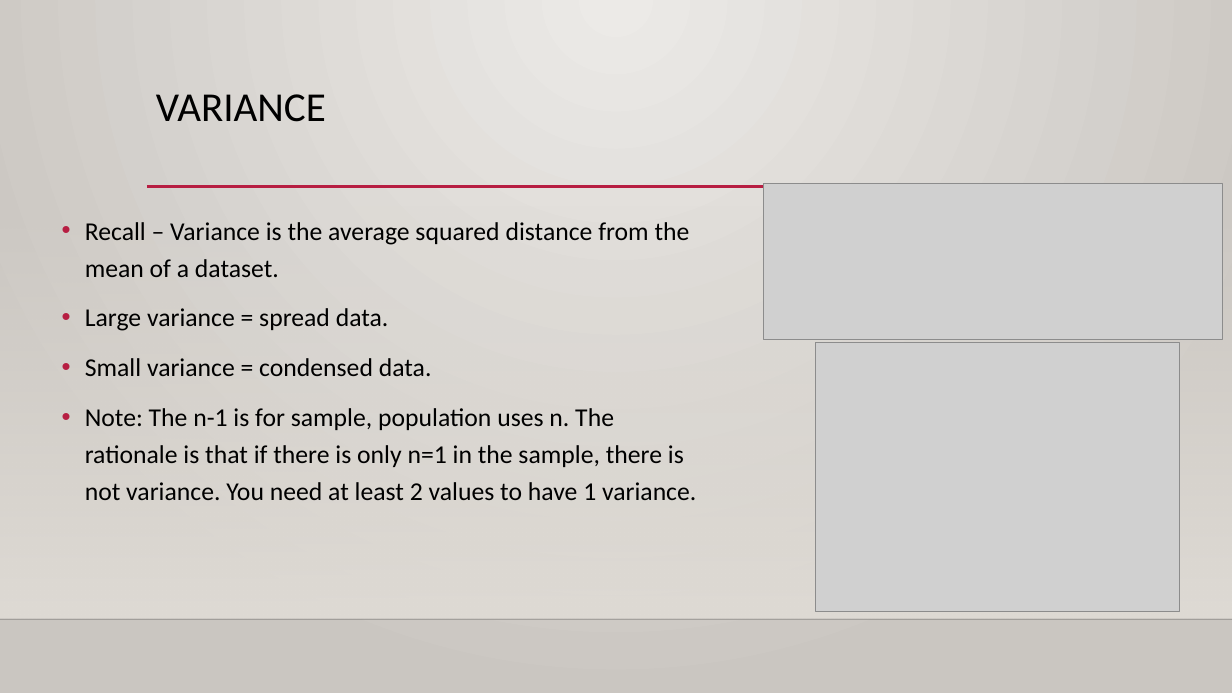
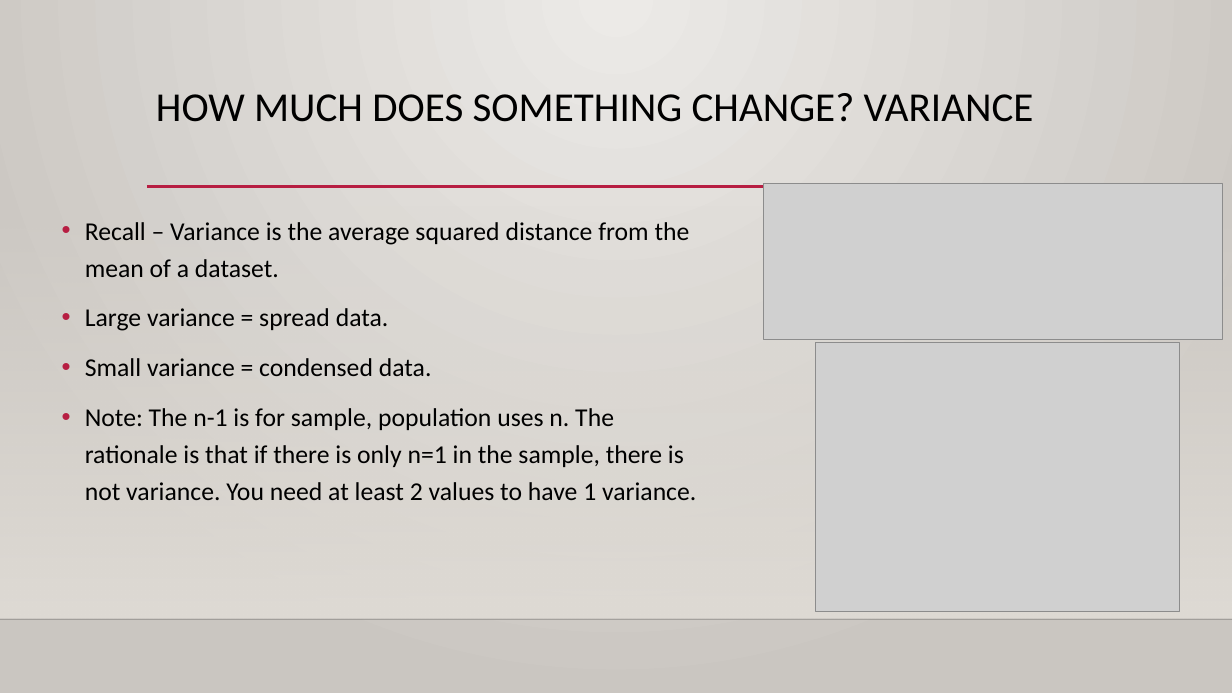
Before and after one commit to SedemSetor/Basic_Stats_in_Python_Student_Repository, a slide deck: slide 10 of reference_material/slides/011_Correlation_Scatter.pptx. Drawn at 1232x693 pixels with LibreOffice and Linux fonts; fonts in the diff are those of the drawing; grey boxes stand for pictures; background and template pictures are left out. Boxes give left, top, right and bottom in pixels: in the first picture for what was removed or moved away, otherwise in the second. Text is boxed around its words. In the diff, an @@ line names an element or a change of style, - is before the commit and + after.

```diff
--- a/reference_material/slides/011_Correlation_Scatter.pptx
+++ b/reference_material/slides/011_Correlation_Scatter.pptx
@@ title at [156,93,1034,122]: text changed @@
-VARIANCE
+HOW MUCH DOES SOMETHING CHANGE? VARIANCE
```
Also in this commit, not shown: 1 other slide changed, 3 other files.
